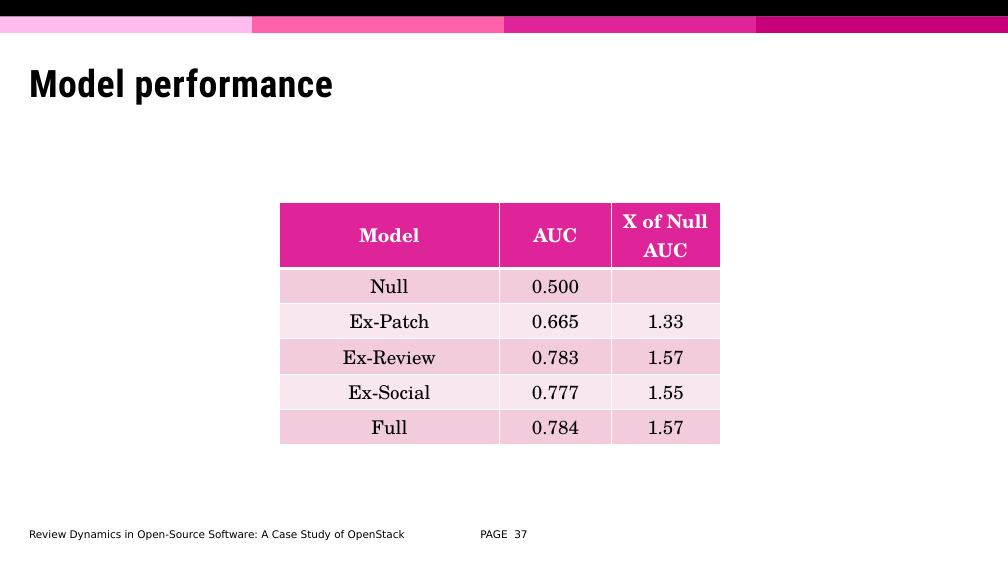
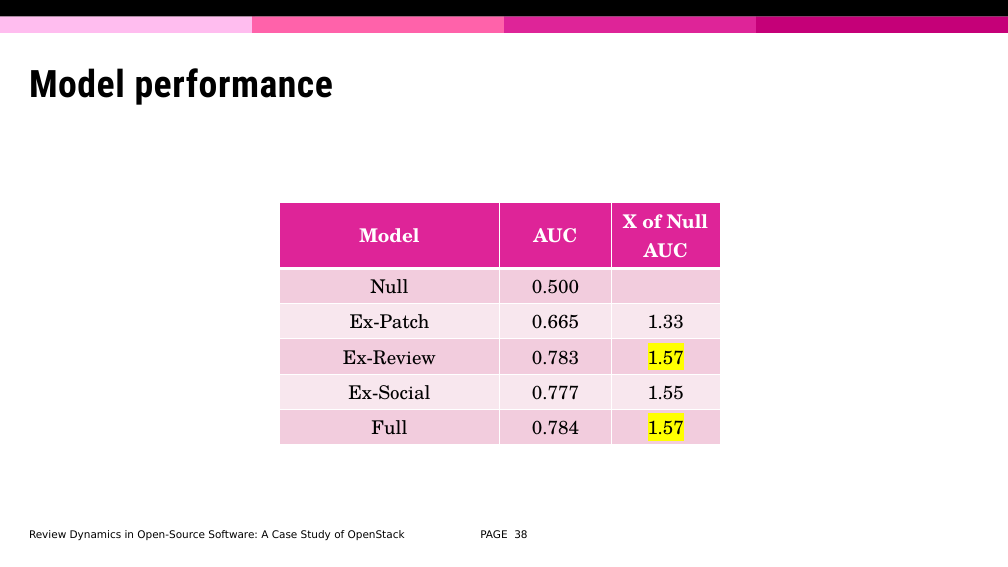
Before and after one commit to david-siqi-liu/review-dynamics-openstack, a slide deck: slide 38 of presentation/review-dynamics-openstack.pptx (slide 37 before the commit). Drawn at 1008x567 pixels with LibreOffice and Linux fonts; fonts in the diff are those of the drawing; background and template pictures are left out. Boxes give left, top, right and bottom in pixels: in the first picture for what was removed or moved away, otherwise in the second. Text is boxed around its words. In the diff, an @@ line names an element or a change of style, - is before the commit and + after.

```diff
--- a/presentation/review-dynamics-openstack.pptx
+++ b/presentation/review-dynamics-openstack.pptx
@@ table at [280,202,721,439] @@
@@ highlight none to #FFFF00 in "1.57", "1.57" @@
@@ page number at [480,530,527,538]: text changed @@
-PAGE 37
+PAGE 38
```
Also in this commit, not shown: 9 other slides changed, 3 slides added, 2 other files.
